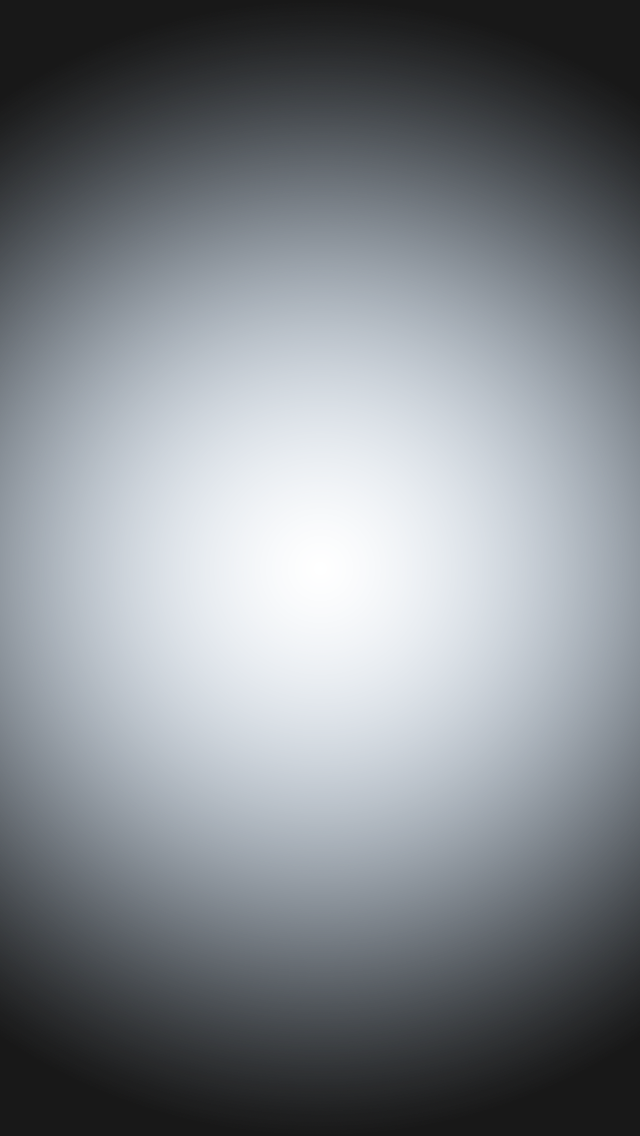
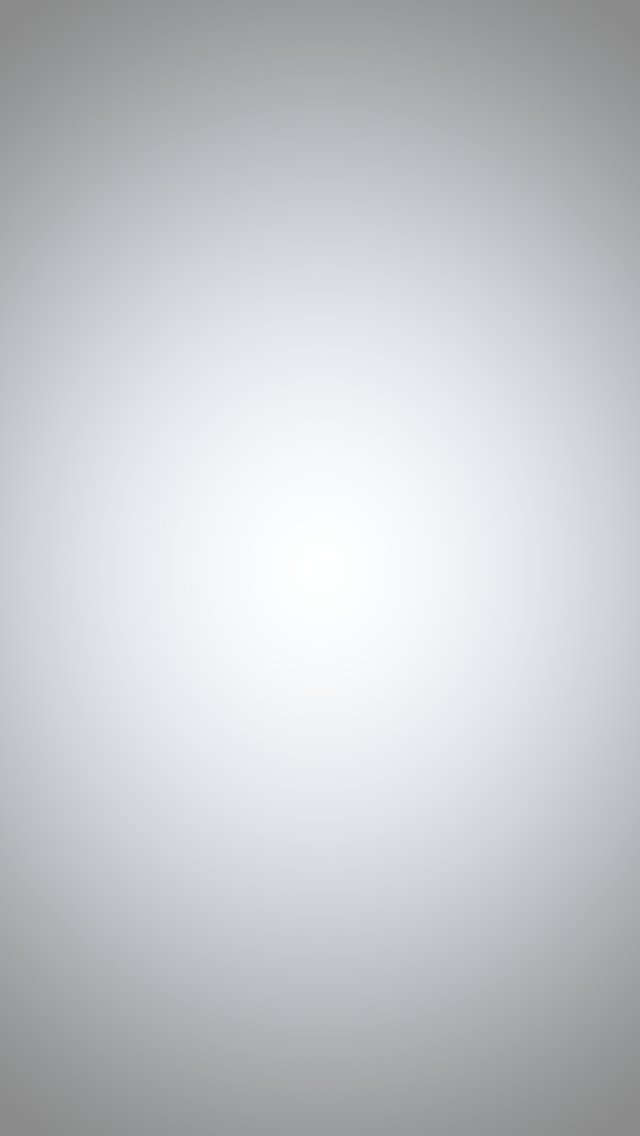
Two versions of the same layered image (640×1136). Layer-by-layer changes:
"Layer 1": opacity 100% → 50%, painted on it over <box>0,0,640,1136</box>
